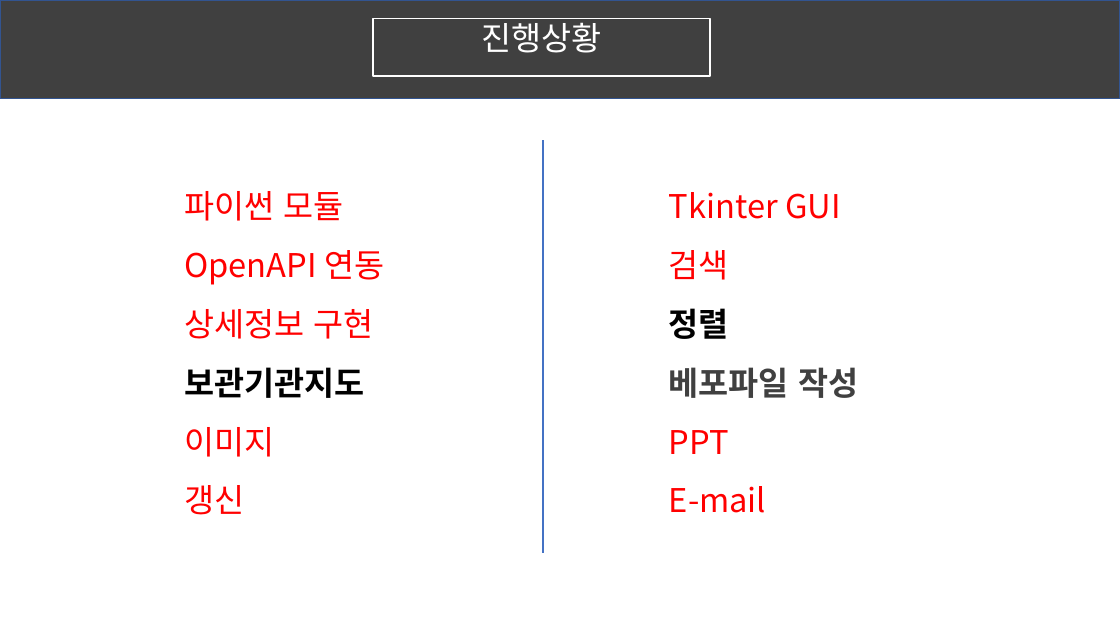
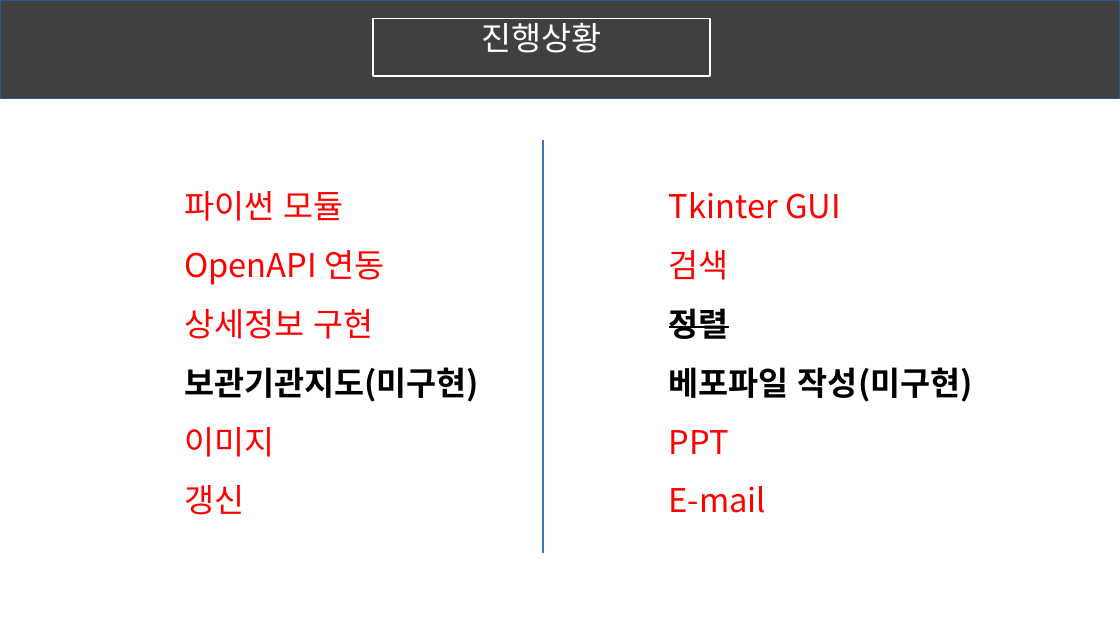
Before and after one commit to KU-t/ScripLanguage_Termp, a slide deck: slide 4 of 중간발표.pptx. Drawn at 1120x630 pixels with LibreOffice and Linux fonts; fonts in the diff are those of the drawing. Boxes give left, top, right and bottom in pixels: in the first picture for what was removed or moved away, otherwise in the second. Text is boxed around its words. In the diff, an @@ line names an element or a change of style, - is before the commit and + after.

```diff
--- a/중간발표.pptx
+++ b/중간발표.pptx
@@ text at (669, 308, 729, 339): strikethrough on in "정렬" @@
@@ text at (184, 367, 479, 402): text changed @@
-보관기관지도
+보관기관지도(미구현)
@@ text at (669, 367, 973, 402): text changed; text colour #404040 to #000000 @@
-베포파일 작성
+베포파일 작성(미구현)
```
Also in this commit, not shown: 3 other slides changed, 1 other file.
